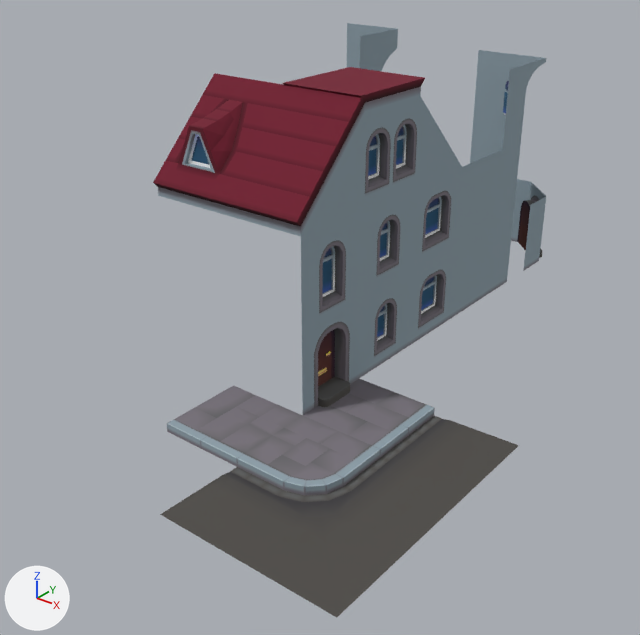
Two versions of the Blender file assetsSrc/buildings.blend, one commit apart.
Rendered twice from a 50 mm lens placed at (5.11, -6.6, 5.0), pointed at (-0.71, 0.68, 0.48). Every picture has the same lights, and +X, +Y and +Z are marked at lower left.
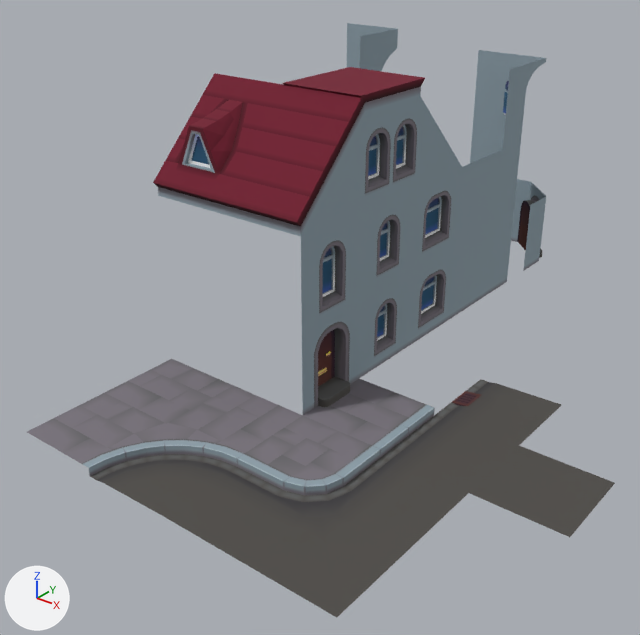
Where the change shows, as pixel boxes [x1, y1, x2, y2] in the pictures (640 x 635 px):
'Plane.007', added
    after: [469, 446, 615, 537]
'Plane.008', added
    after: [27, 393, 166, 476]
'Plane.006', reshaped
    before: [167, 385, 303, 467]
    after: [165, 385, 303, 467]
'Plane.009', added
    after: [90, 454, 236, 514]
'Plane.011', added
    after: [434, 379, 561, 445]
'Plane.010', added
    after: [105, 359, 233, 424]

What the commit changed:
Mesh me_plane_011 is new.
It has 46 vertices, 46 faces and spans x -0.5..0.792, y -0.5..0.5, z -0.1..0.0.
It uses material mat_material (picture img_atlas_png).
Mesh me_plane_013 is new.
It has 77 vertices, 71 faces and spans x -0.5..0.5, y -0.5..0.5, z 0.892..0.94.
It uses material mat_material (picture img_atlas_png).
Mesh me_plane_012 is new.
It has 23 vertices, 23 faces and spans x -0.5..0.5, y -0.5..0.5, z 0.0.
It uses material mat_material (picture img_atlas_png).
Mesh me_plane_009 is new.
It has 57 vertices, 72 faces and spans x -0.5..0.5, y -0.5..0.5, z 0.9..0.94.
It uses material mat_material (picture img_atlas_png).
Mesh me_plane_008 is new.
It has 46 vertices, 46 faces and spans x -0.5..0.792, y -0.5..0.5, z -0.1..0.0.
It uses material mat_material (picture img_atlas_png).
Mesh me_plane_007 is new.
It has 4 vertices, 1 face and spans x -0.5..0.5, y -0.5..0.5, z 0.94.
It uses material mat_material (picture img_atlas_png).
Object 'Plane.006' (ob_plane_006) now shows me_plane_011 instead of me_plane.
Object 'Plane.011' (ob_plane_011) is new; it shows me_plane_013.
Its location is (1.5, 1.0, -1.0).
Object 'Plane.010' (ob_plane_010) is new; it shows me_plane_012.
Its location is (-1.5, -1.0, 0.0).
Object 'Plane.009' (ob_plane_009) is new; it shows me_plane_009.
Its location is (-0.5, -2.0, -1.0).
Object 'Plane.008' (ob_plane_008) is new; it shows me_plane_008.
Its location is (-1.5, -2.0, 0.0).
Object 'Plane.007' (ob_plane_007) is new; it shows me_plane_007.
Its location is (2.5, 0.0, -1.0).
